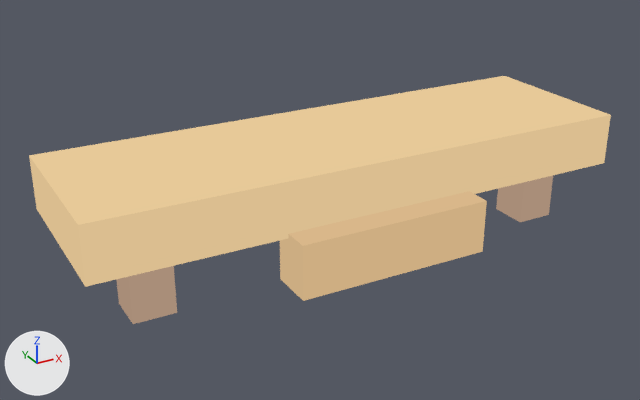
One commit to the glTF model art/exports/module-deck.gltf: the scene before it, then after it.
The view is the same before and after, from a 50 mm camera at (-1.169, -2.328, 0.906) aimed at (-0.3, -0.749, 0.117). Arrows for +X, +Y and +Z are at lower left; the lights stay in place. The first picture is the older version. Vertices at exactly the same position are counted once.

Names of what the first picture shows: 'module-deck'.
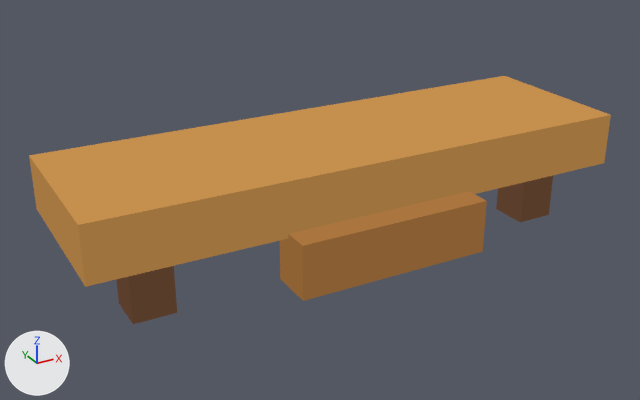
What the commit changed:
me_module_deck has 32 vertices, 48 faces and spans x -0.87..0.37, y -0.99..-0.55, z 0.0..0.26.
me_module_deck is used by ob_module_deck; location (0.0, 0.0, 0.0).
me_module_deck part 1: 24 faces centred in x -0.775..0.275, y -0.865..-0.775, z 0.0..0.16 are repainted in the vertex colours; the middle colour goes from beige #a48a76 to brown #503626.
me_module_deck part 2: 24 faces centred in x -0.87..0.37, y -0.99..-0.55, z 0.03..0.26 are repainted in the vertex colours; the middle colour goes from beige #d0b488 to brown #845d32.

Boxes (x1, y1, x2, y2) around the edits, measured in the pictures (640 x 400 px):
part 1 of me_module_deck, recoloured: (116, 176, 553, 324) in both
part 2 of me_module_deck, recoloured (beige to brown): (29, 76, 611, 301) in both
